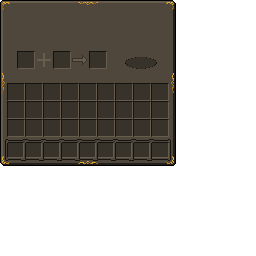
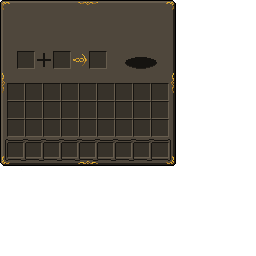
Before/after of a 256 × 256 layered artwork. What changed in the layer stack:
painted on "armour-stand-shadow" over bbox(125, 57, 157, 69)
added layer "arrow" above "elements" over bbox(73, 54, 87, 66)
painted on "elements", masked it over bbox(37, 53, 87, 67)
hid "weavers_workbench.png" over bbox(37, 53, 157, 69)
